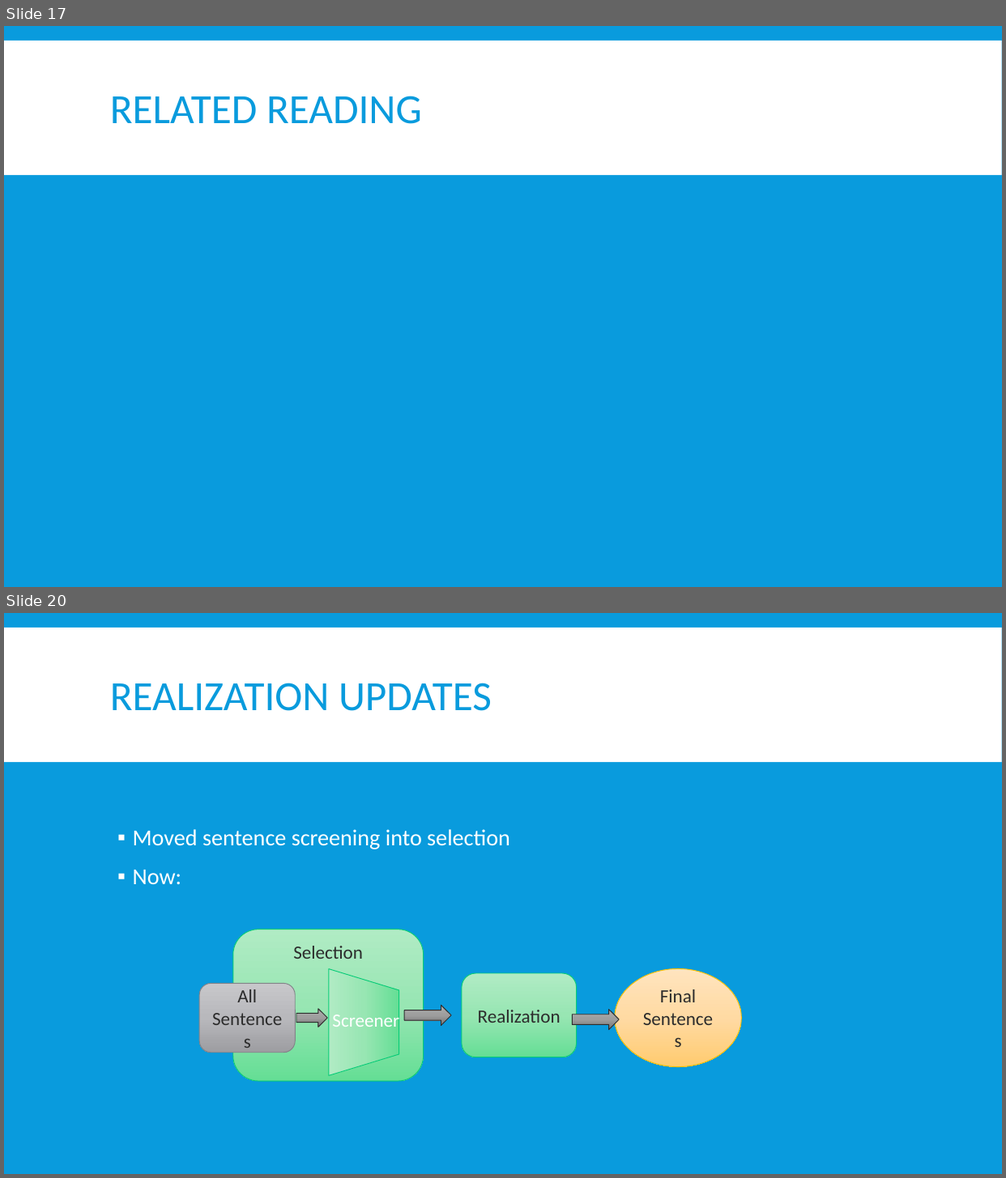
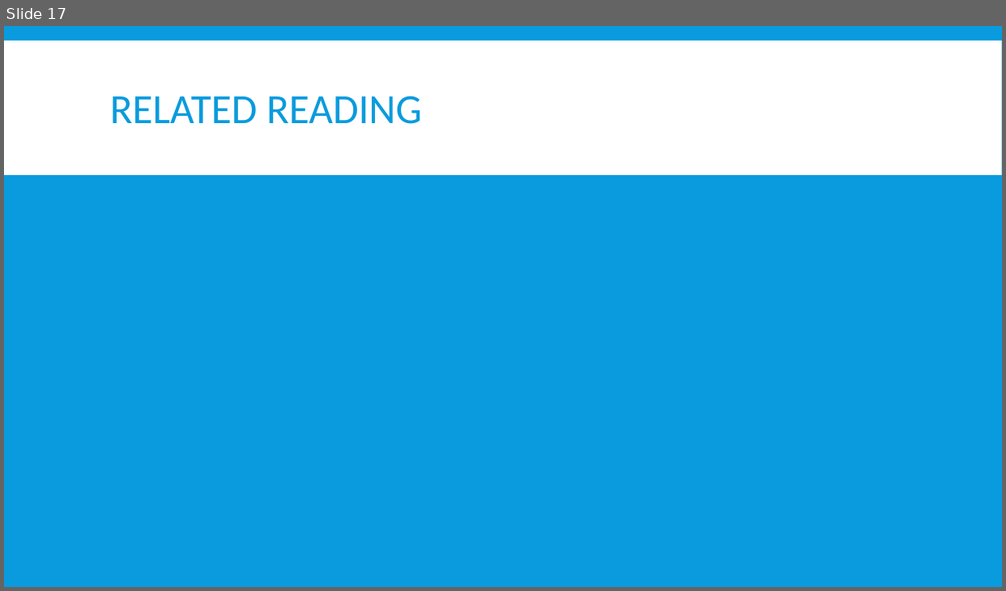
Before and after one commit to Mindful/ling-573, a slide deck: doc/D4_presentation.pptx. Shown one above the other, each under a label of ours: slides 17 and 20 before the commit, slide 17 after it; the slides between them are not shown. The pictures are 1006x1178 and 1006x591 pixels, drawn with LibreOffice and Linux fonts; fonts in the diff are those of the drawing. Boxes give left, top, right and bottom in pixels: in the first picture for what was removed or moved away, otherwise in the second. Text is boxed around its words. In the diff, an @@ line names an element or a change of style, - is before the commit and + after.

```diff
--- a/doc/D4_presentation.pptx
+++ b/doc/D4_presentation.pptx
@@ slide 20 removed at [4, 613, 1002, 1174], background #099BDD; not listed: 1 template element that a slide beside it also shows @@
@@ title removed at [110, 683, 492, 711] @@
-REALIZATION UPDATES
@@ text removed at [133, 829, 510, 884] @@
-▪ Moved sentence screening into selection
-▪ Now:
@@ rounded rectangle removed at [233, 930, 424, 1082] @@
-Selection
@@ flow chart manual operation removed at [330, 969, 399, 1076] @@
@@ rounded rectangle removed at [462, 973, 576, 1058] @@
-Realization
@@ ellipse removed at [615, 969, 741, 1067] @@
-Final Sentences
@@ rounded rectangle removed at [199, 983, 296, 1053] @@
-All Sentences
@@ right arrow removed at [296, 1009, 327, 1027] @@
@@ text removed at [332, 1012, 399, 1033] @@
-Screener
@@ right arrow removed at [404, 1005, 452, 1025] @@
@@ right arrow removed at [572, 1010, 620, 1030] @@
```
Also in this commit, not shown: 12 slides changed, 3 other slides removed.
